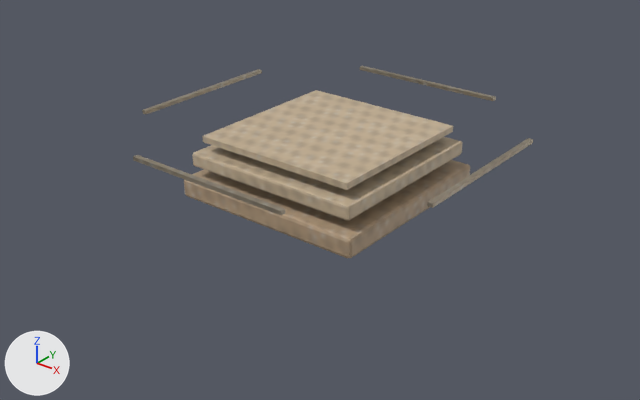
Before and after pictures for a commit that changed the glTF model assets/models/buildings/slab.glb.
Before and after are seen from a 50 mm lens placed at (1.201, -1.538, 0.917), pointed at (0.014, -0.053, -0.004). The axes (+X, +Y, +Z) are drawn at lower left. The lights are the same throughout. The older version comes first. Vertices at exactly the same position are counted once.

In view in the first picture: 'Sandwar3D'.
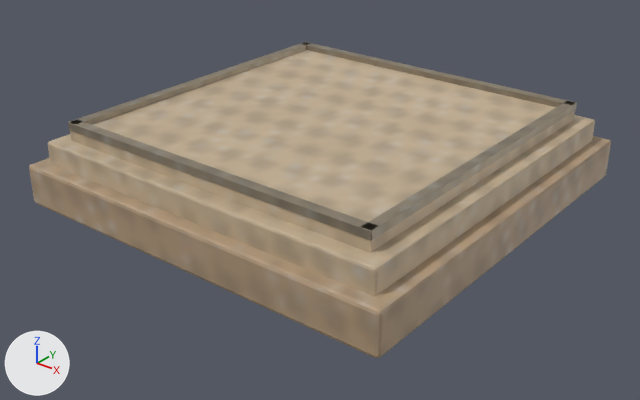
Location of each change, [x1, y1, x2, y2] in pixels of the pictures (640 x 400 px; the box of a moved part takes in the faces that stretch with it):
```json
{"object": "Sandwar3D", "change": "reshaped", "before": [133, 66, 533, 258], "after": [29, 42, 611, 358], "on screen": "45% wider, 64% taller"}
{"part": 1, "of": "me_cube", "change": "moved or reshaped", "before": [202, 90, 453, 190], "after": [70, 50, 575, 253]}
{"part": 2, "of": "me_cube", "change": "moved or reshaped", "before": [133, 155, 285, 215], "after": [68, 122, 371, 240]}
{"part": 3, "of": "me_cube", "change": "moved or reshaped", "before": [142, 69, 262, 114], "after": [70, 42, 311, 125]}
{"part": 4, "of": "me_cube", "change": "moved or reshaped", "before": [360, 66, 496, 101], "after": [306, 42, 576, 107]}
{"part": 5, "of": "me_cube", "change": "moved or reshaped", "before": [427, 138, 533, 208], "after": [361, 101, 577, 240]}
{"part": 6, "of": "me_cube", "change": "moved or reshaped", "before": [184, 137, 470, 258], "after": [29, 115, 611, 358]}
```

The change, as JSON lines over the scene's bpy script:
```json
{"block": "me_cube", "where": "# used by ob_sandwar3d; location = (0.0, 0.0, 0.0)"}
{"op": "remove", "block": "me_cube", "code": "me_cube.from_pydata(...)  # 160 vertices, 288 faces; spans x -0.416..0.416, y -0.416..0.416, z 0.0..0.17"}
{"op": "add", "block": "me_cube", "code": "me_cube.from_pydata(...)  # 160 vertices, 288 faces; spans x -0.495..0.495, y -0.495..0.495, z 0.0..0.199"}
{"block": "me_cube", "change": "me_cube part 1: the loose piece of 8 vertices spanning x -0.21..0.21, y -0.21..0.21, z 0.138..0.153 is scaled about its middle by 2, then moved by (0.0, 0.0, 0.025)"}
{"block": "me_cube", "change": "me_cube part 2: the loose piece of 8 vertices spanning x -0.21..0.21, y -0.416..-0.404, z 0.161..0.17 is scaled about its middle by 2, then moved by (0.0, 0.0, 0.025)"}
{"block": "me_cube", "change": "me_cube part 3: the loose piece of 8 vertices spanning x -0.416..-0.404, y -0.21..0.21, z 0.161..0.17 is scaled about its middle by 2, then moved by (0.0, 0.0, 0.025)"}
{"block": "me_cube", "change": "me_cube part 4: the loose piece of 8 vertices spanning x -0.21..0.21, y 0.404..0.416, z 0.161..0.17 is scaled about its middle by 2, then moved by (0.0, 0.0, 0.025)"}
{"block": "me_cube", "change": "me_cube part 5: the loose piece of 8 vertices spanning x 0.404..0.416, y -0.21..0.21, z 0.161..0.17 is scaled about its middle by 2, then moved by (0.0, 0.0, 0.025)"}
{"block": "me_cube", "change": "me_cube part 6: 112 of 160 vertices moved; they spanned x -0.248..0.248, y -0.248..0.248, z 0.0..0.112 and now span x -0.495..0.495, y -0.495..0.495, z 0.0..0.155; mean shift (0.0, 0.0, 0.025); largest move (-0.24, -0.24, 0.05) -> (-0.487, -0.487, 0.1)"}
```
